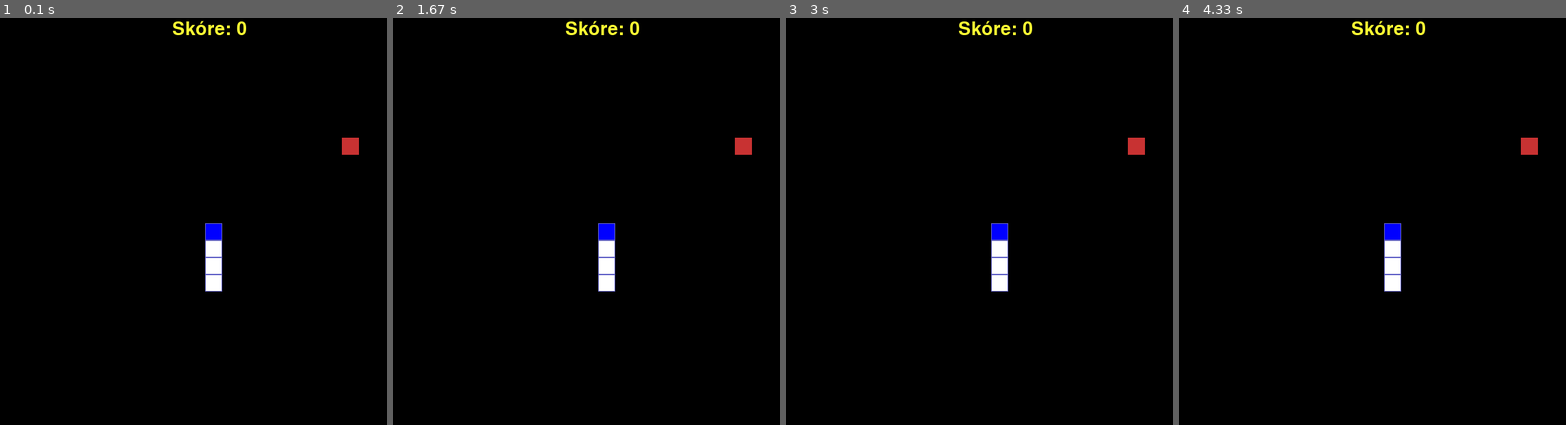
Above: before the commit, frames 1-4 (left to right).
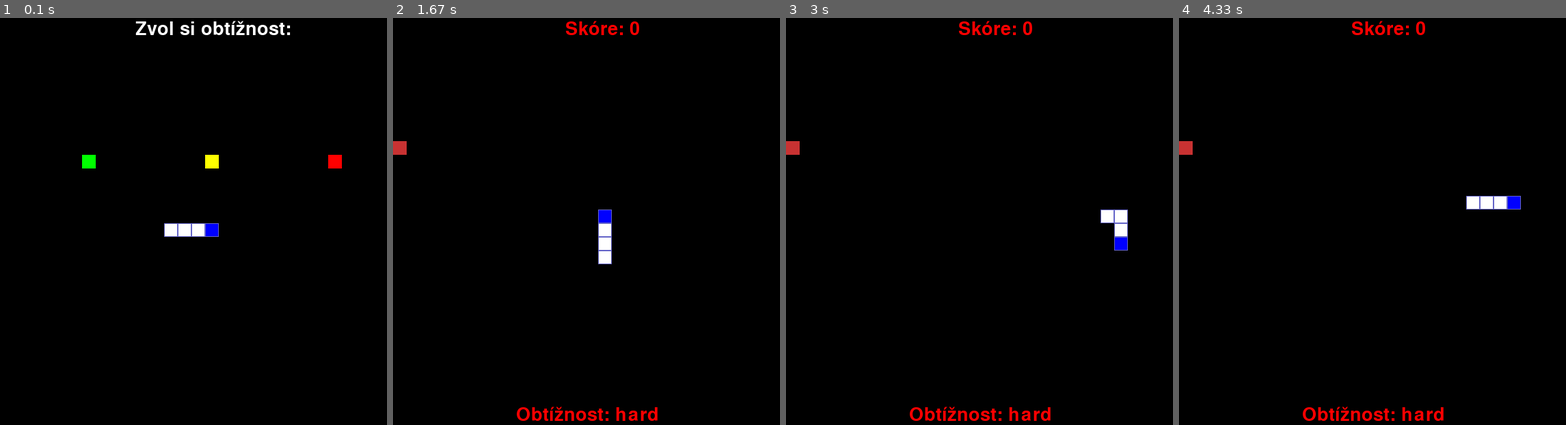
Above: after the commit, the same moments.

Repository: Jak0ub/Pygame-Snake
Game: pygame game, started from main.py
Two runs of this game, one before a commit and one after it. Both use one fixed random seed, a clock stepped at 60 frames per second and the inputs below.
Inputs:
- Up to frame 1 (0.1 s): no input
- Up to frame 2 (1.67 s): tap Enter at 0.33 s; hold D 0.67-1.13 s; hold W 1.17-1.63 s
- Up to frame 3 (3 s): hold D 1.67-2.13 s; hold S from 2.73 s (still down)
- Up to frame 4 (4.33 s): release S at 3.03 s; hold A 3.07-3.47 s; hold W 3.5-3.87 s; hold D from 3.9 s (still down)

The runs differ from the first frame. In frame 1, 2.3% of the frame differs, in the area x 21-93%, y 0-68%; in frame 2, 1.9%; in frame 3, 2.4%, in the area x 0-93%, y 0-99%; in frame 4, 2.4%.

Commit message:
Add files via upload

Diff:
--- a/main.py
+++ b/main.py
@@ -1,23 +1,32 @@
 import pygame
 from pygame.locals import *
 import random
+import time
 #inicializace
 pygame.init()
 #Okno
 šířka_okna = 600
 výška_okna = 600
 okno = pygame.display.set_mode((šířka_okna, výška_okna))
-pygame.display.set_caption("Snake")
+pygame.display.set_caption("Had")
 
 kliknuto = False
 
-velikost_blocku = 25#pixely na jednen block ve hře
+fps = 10
+run = True
+prohra = 0
+stisk = 0
+obtiznosti = ["easy", "medium", "hard"]
+obtiznost = obtiznosti[2] #volba obtížnosti
+
+aktualizuj = False
+
+velikost_blocku = 20#pixely na jednen block ve hře
 směr = 1#1 je nahoru, 2 vpravo, 3 dolu a 4 vlevo
 #score
 score = 0
 konec_hry = False
 #Snake
-update_snake = 0
 pozice_hada = [[int(šířka_okna / 2), int(výška_okna / 2)]]#list pozic blocků + přidání prvního blocku
 pozice_hada.append([int(šířka_okna / 2), int(výška_okna / 2) + velikost_blocku])#Druhý block
 pozice_hada.append([int(šířka_okna / 2), int(výška_okna / 2) + velikost_blocku * 2])#Třetí block
@@ -39,11 +48,27 @@
 #Funkce
 def vykreslení_okna():
     okno.fill(bg)
+def vykreslení_obtížnosti():
+    text_obtiznosti = f"Obtížnost: {obtiznost}"
+    if obtiznost == obtiznosti[0]:
+        barva = (0, 255, 0)
+    elif obtiznost == obtiznosti[1]:
+        barva = (255, 255, 0)
+    else:
+        barva = (255, 0, 0)
+    obtiznost_okno = font.render(text_obtiznosti, True, barva)
+    okno.blit(obtiznost_okno, ((šířka_okna * 0.3), výška_okna - 33))
 def vykreslení_score():
     text = f"Skóre: {score}"
-    skóre = font.render(text, True, (255,255,51))
+    if obtiznost == obtiznosti[0]:
+        barva = (0, 255, 0)
+    elif obtiznost == obtiznosti[1]:
+        barva = (255, 255, 0)
+    else:
+        barva = (255, 0, 0)
+    skóre = font.render(text, True, barva)
     okno.blit(skóre, ((šířka_okna * 0.42), 3))
-def kontrola_konce_hry(konec_hry):
+def kontrola_konce_hry(konec_hry, pozice_hada):
     #Kontrola kolize hada s jeho tělem
     cislo_blocku = 0
     for segment in pozice_hada:
@@ -51,9 +76,13 @@
             konec_hry = True #kolize hlavy s ostatními částmi
         cislo_blocku += 1
     #kontrola jestli je had mimo pole
-    if pozice_hada[0][0] < 0  or pozice_hada[0][0] > šířka_okna - velikost_blocku or pozice_hada[0][1] < 0 or pozice_hada[0][1] > výška_okna - velikost_blocku:
+    if pozice_hada[0][0] < 0 or pozice_hada[0][0] > šířka_okna - velikost_blocku or pozice_hada[0][1] < 0 or pozice_hada[0][1] > výška_okna - velikost_blocku:
         konec_hry = True
     return konec_hry
+def vykresleni_volby():
+    text = f"Zvol si obtížnost:"
+    volba = font.render(text, True, (255, 255, 255))
+    okno.blit(volba, ((šířka_okna * 0.33), 3))
 def vykresleni_konce_hry():
     konec = "! Konec hry !"
     konec = font.render(konec, True, (255, 255, 255))
@@ -63,16 +92,125 @@
     znovu = font.render(znovu, True, (255, 255, 255))
     pygame.draw.rect(okno, (255, 0, 0), tlačítko, 2, 3)
     okno.blit(znovu, (šířka_okna // 2 - 80, výška_okna // 2 + 10))
-#Main loop
+#Volba obtížnosti
 run = True
 prohra = 0
+stisk = 0
+start = time.time()
+easy = [šířka_okna // 5, výška_okna // 3]
+medium = [šířka_okna // 2, výška_okna // 3]
+hard = [šířka_okna // 1.25, výška_okna // 3]
+def choice():
+    run = True
+    start = time.time()
+    pozice_hada = [[int(šířka_okna / 2), int(výška_okna / 2)]]#list pozic blocků + přidání prvního blocku
+    pozice_hada.append([int(šířka_okna / 2) - velikost_blocku, int(výška_okna / 2) ])#Druhý block
+    pozice_hada.append([int(šířka_okna / 2) -velikost_blocku * 2, int(výška_okna / 2)])#Třetí block
+    pozice_hada.append([int(šířka_okna / 2) - velikost_blocku * 3, int(výška_okna / 2)])#Čtvrtý block
+    konec_hry = False
+    aktualizuj = False
+    směr = 2
+    prohra = 0
+    while run:
+        cas = round(time.time() - start, 2)
+        vykreslení_okna()
+        vykresleni_volby()
+        for event in pygame.event.get():
+            if event.type == pygame.QUIT:
+                run = False
+            elif event.type == pygame.KEYDOWN and stisk == 0:
+                if event.key == pygame.K_w and směr != 3:#Pokud stiskneme W a proměnná směr není 3, což by znamenalo že had se pohybuje směrem dolu, tak se změní proměnná směr na 1, což znamená, že pojede nahoru
+                    směr = 1
+                if event.key == pygame.K_d and směr != 4:#Pokud stiskneme D a proměnná směr není 4, což by znamenalo že had se pohybuje směrem doleva, tak se změní proměnná směr na 2, což znamená, že pojede doprava
+                    směr = 2
+                if event.key == pygame.K_s and směr != 1:#Pokud stiskneme S a proměnná směr není 1, což by znamenalo že had se pohybuje směrem nahoru, tak se změní proměnná směr na 1, což znamená, že pojede dolu
+                    směr = 3
+                if event.key == pygame.K_a and směr != 2:#Pokud stiskneme A a proměnná směr není 2, což by znamenalo že had se pohybuje směrem doprava, tak se změní proměnná směr na 1, což znamená, že pojede doleva
+                    směr = 4
+                stisk += 1
+
+        pygame.draw.rect(okno, (0, 255, 0), (easy[0], easy[1], velikost_blocku, velikost_blocku))
+        pygame.draw.rect(okno, (255, 255, 0), (medium[0], medium[1], velikost_blocku, velikost_blocku))
+        pygame.draw.rect(okno, (255, 0, 0), (hard[0], hard[1], velikost_blocku, velikost_blocku))
+        if pozice_hada[0] == easy:#[0] je block hlavy hada a jeho pozice, neboli (1, 20) třeba. Pokud se rovná s pozicí jídla, tak se podmínka vykoná
+            obtiznost = obtiznosti[0]
+            break
+        elif pozice_hada[0] == medium:#[0] je block hlavy hada a jeho pozice, neboli (1, 20) třeba. Pokud se rovná s pozicí jídla, tak se podmínka vykoná
+            obtiznost = obtiznosti[1]
+            break
+        elif pozice_hada[0] == hard:#[0] je block hlavy hada a jeho pozice, neboli (1, 20) třeba. Pokud se rovná s pozicí jídla, tak se podmínka vykoná
+            obtiznost = obtiznosti[2]
+            break
+
+        if cas > 1 / fps:
+            aktualizuj = True
+            start = time.time()
+            stisk = 0
+        if konec_hry == False:
+            if aktualizuj == True:
+                aktualizuj = False
+                pozice_hada = pozice_hada[-1:] + pozice_hada[:-1]
+                if směr == 1:
+                    pozice_hada[0][0] = pozice_hada[1][0]
+                    pozice_hada[0][1] = pozice_hada[1][1] - velikost_blocku
+                elif směr == 3:
+                    pozice_hada[0][0] = pozice_hada[1][0]
+                    pozice_hada[0][1] = pozice_hada[1][1] + velikost_blocku
+                elif směr == 2:
+                    pozice_hada[0][1] = pozice_hada[1][1]
+                    pozice_hada[0][0] = pozice_hada[1][0] + velikost_blocku
+                elif směr == 4:
+                    pozice_hada[0][1] = pozice_hada[1][1]
+                    pozice_hada[0][0] = pozice_hada[1][0] - velikost_blocku
+                konec_hry = kontrola_konce_hry(konec_hry, pozice_hada)
+        else:
+            #Moc krásný efekt!
+            if pozice_hada[0][0] > šířka_okna + velikost_blocku * 3:
+                pozice_hada = [[0, pozice_hada[0][1]]]
+                pozice_hada.append([0 - velikost_blocku, pozice_hada[0][1]])
+                pozice_hada.append([0 -velikost_blocku * 2, pozice_hada[0][1]])
+                pozice_hada.append([0 - velikost_blocku * 3, pozice_hada[0][1]])
+            if pozice_hada[0][0] < 0 - velikost_blocku * 3:
+                pozice_hada = [[šířka_okna, pozice_hada[0][1]]]
+                pozice_hada.append([šířka_okna + velikost_blocku, pozice_hada[0][1]])
+                pozice_hada.append([šířka_okna + velikost_blocku * 2, pozice_hada[0][1]])
+                pozice_hada.append([šířka_okna + velikost_blocku * 3, pozice_hada[0][1]])
+            if pozice_hada[0][1] > výška_okna + velikost_blocku * 3:
+                pozice_hada = [[pozice_hada[0][0], 0]]
+                pozice_hada.append([pozice_hada[0][0], 0 - velikost_blocku])
+                pozice_hada.append([pozice_hada[0][0], 0 - velikost_blocku * 2])
+                pozice_hada.append([pozice_hada[0][0], 0 - velikost_blocku * 3])
+            if pozice_hada[0][1] < 0 - velikost_blocku * 3:
+                pozice_hada = [[pozice_hada[0][0], výška_okna]]
+                pozice_hada.append([pozice_hada[0][0], výška_okna + velikost_blocku])
+                pozice_hada.append([pozice_hada[0][0], výška_okna + velikost_blocku * 2])
+                pozice_hada.append([pozice_hada[0][0], výška_okna + velikost_blocku * 3])
+            konec_hry = False
+        hlava = 1#Proměnná, která nám zajistí, že podmínka ve for loopu níže bude splněna pouze jednou, pro získání jiné barvy pro block představující hlavu
+        if konec_hry == False or prohra == 0:
+            for x in pozice_hada:
+                if hlava == 0:#Ostatní blocky mimo hlavu, neboli tělo
+                    pygame.draw.rect(okno, outline, (x[0], x[1], velikost_blocku, velikost_blocku))#Vykreslení větší blocku pod menší block, pro získání efektu stínu/obrysu
+                    pygame.draw.rect(okno, body_inner, (x[0] + 1, x[1] + 1, velikost_blocku - 2, velikost_blocku - 2))#Vykreslení menšího blocku na větší block, pro uplatnění efektu
+                if hlava == 1:#Podmínka za celý for loop proběhne jednou
+                    pygame.draw.rect(okno, outline, (x[0], x[1], velikost_blocku, velikost_blocku))#Vykreslení větší blocku pod menší block, pro získání efektu stínu/obrysu
+                    pygame.draw.rect(okno, modra, (x[0] + 1, x[1] + 1, velikost_blocku - 2, velikost_blocku - 2))#Vykreslení menšího blocku na větší block, pro uplatnění efektu
+                    hlava = 0
+        #update displaye
+        pygame.display.update()
+    return obtiznost
+#Main loop
+start = time.time()
+obtiznost = choice()
 while run:
+    cas = round(time.time() - start, 2)
     vykreslení_okna()
     vykreslení_score()
+    vykreslení_obtížnosti()
     for event in pygame.event.get():
         if event.type == pygame.QUIT:
             run = False
-        elif event.type == pygame.KEYDOWN:
+        elif event.type == pygame.KEYDOWN and stisk == 0:
             if event.key == pygame.K_w and směr != 3:#Pokud stiskneme W a proměnná směr není 3, což by znamenalo že had se pohybuje směrem dolu, tak se změní proměnná směr na 1, což znamená, že pojede nahoru
                 směr = 1
             if event.key == pygame.K_d and směr != 4:#Pokud stiskneme D a proměnná směr není 4, což by znamenalo že had se pohybuje směrem doleva, tak se změní proměnná směr na 2, což znamená, že pojede doprava
@@ -81,11 +219,34 @@
                 směr = 3
             if event.key == pygame.K_a and směr != 2:#Pokud stiskneme A a proměnná směr není 2, což by znamenalo že had se pohybuje směrem doprava, tak se změní proměnná směr na 1, což znamená, že pojede doleva
                 směr = 4
+            stisk += 1
     #tvorba jídla
     if nove_jidlo == True:
         nove_jidlo = False
-        jidlo[0] = velikost_blocku * random.randint(0, round(šířka_okna / velikost_blocku) - 1) #Generování náhodného čísla reprezentující pozici x, pro block jídla
-        jidlo[1] = velikost_blocku * random.randint(0, round(výška_okna / velikost_blocku) - 1) #Generování náhodného čísla reprezentující pozici y, pro block jídla
+        if obtiznost == obtiznosti[0]: #Neboli pokud se rovná zvolená obtížnost první obtížnosti v listu(easy)
+            jidlo[0] = velikost_blocku * random.randint(1, round(šířka_okna / velikost_blocku) - 1) #Generování náhodného čísla reprezentující pozici x, pro block jídla, který nebude na okraji obrazovky
+            jidlo[1] = velikost_blocku * random.randint(1, round(výška_okna / velikost_blocku) - 1) #Generování náhodného čísla reprezentující pozici y, pro block jídla, který nebude na okraji obrazovky
+        elif obtiznost == obtiznosti[1]: #medium obtížnost
+            nahodne = random.randint(0, 1)
+            if nahodne == 1: #jídlo bude na okraji
+                osa = random.choice(["x", "y"])
+                if osa == "y":
+                    jidlo[0] = velikost_blocku * random.randint(0, round(šířka_okna / velikost_blocku) - 1) #Generování náhodného čísla reprezentující pozici x, pro block jídla
+                    jidlo[1] = 0
+                elif osa == "x":
+                    jidlo[0] = 0
+                    jidlo[1] = velikost_blocku * random.randint(0, round(výška_okna / velikost_blocku) - 1) #Generování náhodného čísla reprezentující pozici y, pro block jídla
+            else: #jídlo nebude na okraji
+                jidlo[0] = velikost_blocku * random.randint(1, round(šířka_okna / velikost_blocku) - 1) #Generování náhodného čísla reprezentující pozici x, pro block jídla
+                jidlo[1] = velikost_blocku * random.randint(1, round(výška_okna / velikost_blocku) - 1) #Generování náhodného čísla reprezentující pozici y, pro block jídla
+        elif obtiznost == obtiznosti[2]: #hard obtížnost, neboli jídlo je vždy na okraji obrazovky
+                osa = random.choice(["x", "y"])
+                if osa == "y":
+                    jidlo[0] = velikost_blocku * random.randint(0, round(šířka_okna / velikost_blocku) - 1) #Generování náhodného čísla reprezentující pozici x, pro block jídla
+                    jidlo[1] = 0
+                elif osa == "x":
+                    jidlo[0] = 0
+                    jidlo[1] = velikost_blocku * random.randint(0, round(výška_okna / velikost_blocku) - 1) #Generování náhodného čísla reprezentující pozici y, pro block jídla
     #Vykreslní jídla
     pygame.draw.rect(okno, barva_jidla, (jidlo[0], jidlo[1], velikost_blocku, velikost_blocku))
     #Kolize s jídlem
@@ -105,9 +266,13 @@
         #Připojení blocku za sebrání jídla k hadovi
         pozice_hada.append(prodlouzeny_block)
         score += 1 #Přidání score
+    if cas > 1 / fps:
+        aktualizuj = True
+        start = time.time()
+        stisk = 0
     if konec_hry == False:
-        if update_snake > 333:
-            update_snake = 0
+        if aktualizuj == True:
+            aktualizuj = False
             pozice_hada = pozice_hada[-1:] + pozice_hada[:-1]
             if směr == 1:
                 pozice_hada[0][0] = pozice_hada[1][0]
@@ -121,7 +286,7 @@
             elif směr == 4:
                 pozice_hada[0][1] = pozice_hada[1][1]
                 pozice_hada[0][0] = pozice_hada[1][0] - velikost_blocku
-            konec_hry = kontrola_konce_hry(konec_hry)
+            konec_hry = kontrola_konce_hry(konec_hry, pozice_hada)
     else:
         prohra += 1
         if prohra == 1:
@@ -142,13 +307,15 @@
                 pozice_hada.append([int(šířka_okna / 2), int(výška_okna / 2) + velikost_blocku * 2])
                 pozice_hada.append([int(šířka_okna / 2), int(výška_okna / 2) + velikost_blocku * 3])
                 směr = 1
-                update_snake = 0
+                aktualizuj = False
                 jidlo = [0, 0]
                 nove_jidlo = True
                 prodlouzeny_block = [0, 0]
                 score = 0
+                stisk = 0
                 prohra = 0
                 konec_hry = False
+                obtiznost = choice()
     hlava = 1#Proměnná, která nám zajistí, že podmínka ve for loopu níže bude splněna pouze jednou, pro získání jiné barvy pro block představující hlavu
     if konec_hry == False or prohra == 0:
         for x in pozice_hada:
@@ -161,5 +328,4 @@
                 hlava = 0
     #update displaye
     pygame.display.update()
-    update_snake += 1
 pygame.quit()
